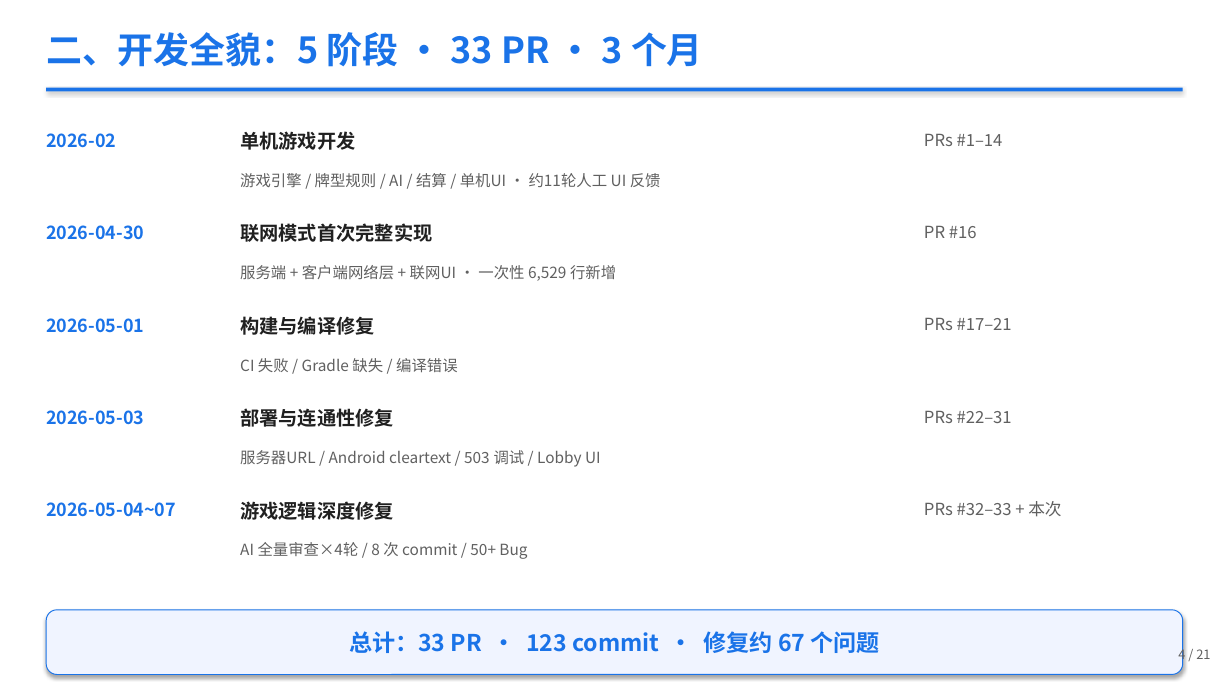
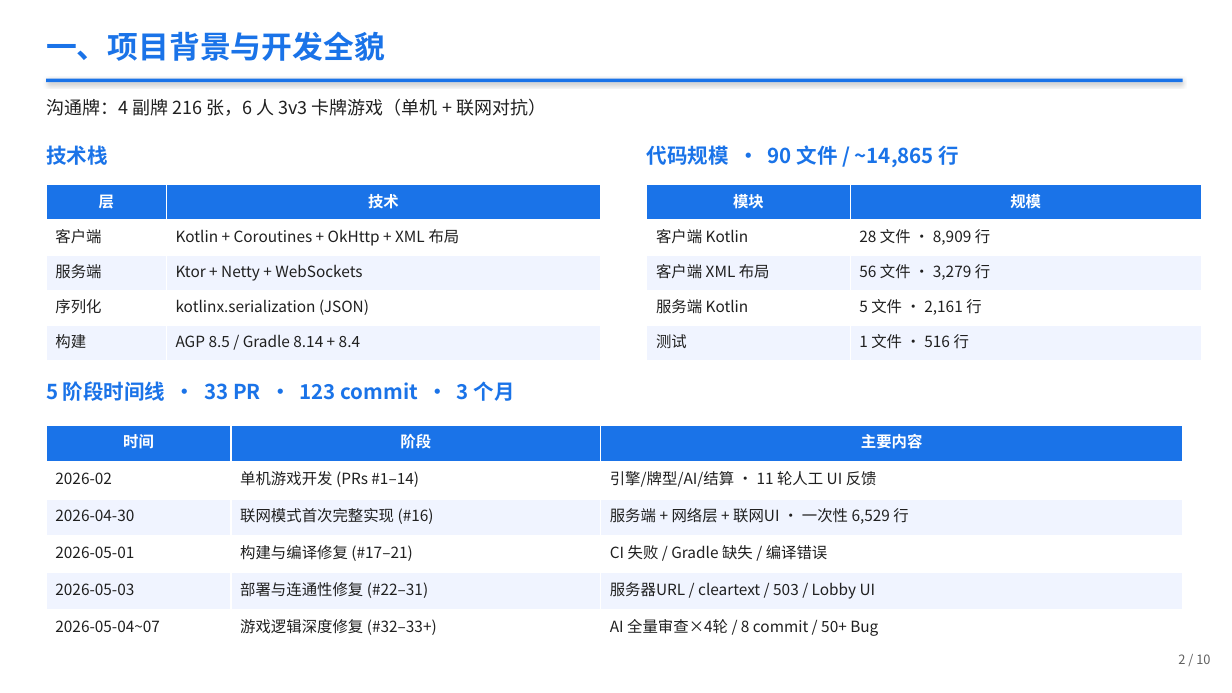
Before and after one commit to berming/AndroidAPP, a slide deck: slide 2 of docs/dev_summary.pptx (slide 4 before the commit). Drawn at 1232x693 pixels with LibreOffice and Linux fonts; fonts in the diff are those of the drawing. Boxes give left, top, right and bottom in pixels: in the first picture for what was removed or moved away, otherwise in the second. Text is boxed around its words. In the diff, an @@ line names an element or a change of style, - is before the commit and + after.

```diff
--- a/docs/dev_summary.pptx
+++ b/docs/dev_summary.pptx
@@ text at <box>46,31,385,61</box>: text changed; size 28 to 24 pt @@
-二、开发全貌：5 阶段 · 33 PR · 3 个月
+一、项目背景与开发全貌
@@ rectangle: place and size @@
-rectangle at <box>46,88,1183,91</box>
+rectangle at <box>46,79,1183,82</box>
@@ text added at <box>46,99,546,116</box>, 14 pt, text #202020 @@
+沟通牌：4 副牌 216 张，6 人 3v3 卡牌游戏（单机 + 联网对抗）
@@ text removed at <box>46,133,116,148</box> @@
-2026-02
@@ text added at <box>46,145,107,165</box>, 16 pt, text #1A73E8, bold @@
+技术栈
@@ text removed at <box>240,131,355,150</box> @@
-单机游戏开发
@@ text added at <box>647,145,960,167</box>, 16 pt, text #1A73E8, bold @@
+代码规模 · 90 文件 / ~14,865 行
@@ text removed at <box>924,134,1003,146</box> @@
-PRs #1–14
@@ text removed at <box>240,173,661,187</box> @@
-游戏引擎 / 牌型规则 / AI / 结算 / 单机UI · 约11轮人工 UI 反馈
@@ table added at <box>46,185,601,360</box>, 5 rows, 2 columns @@
+层 | 技术
+客户端 | Kotlin + Coroutines + OkHttp + XML 布局
+服务端 | Ktor + Netty + WebSockets
+序列化 | kotlinx.serialization (JSON)
+构建 | AGP 8.5 / Gradle 8.14 + 8.4
@@ table added at <box>647,185,1202,360</box>, 5 rows, 2 columns @@
+模块 | 规模
+客户端 Kotlin | 28 文件 · 8,909 行
+客户端 XML 布局 | 56 文件 · 3,279 行
+服务端 Kotlin | 5 文件 · 2,161 行
+测试 | 1 文件 · 516 行
@@ text removed at <box>46,225,144,240</box> @@
-2026-04-30
@@ text removed at <box>240,223,432,242</box> @@
-联网模式首次完整实现
@@ text removed at <box>924,226,977,238</box> @@
-PR #16
@@ text removed at <box>240,265,616,281</box> @@
-服务端 + 客户端网络层 + 联网UI · 一次性 6,529 行新增
@@ text removed at <box>46,318,144,333</box> @@
-2026-05-01
@@ text removed at <box>240,316,375,335</box> @@
-构建与编译修复
@@ text removed at <box>924,318,1012,330</box> @@
-PRs #17–21
@@ text removed at <box>240,358,458,373</box> @@
-CI 失败 / Gradle 缺失 / 编译错误
@@ text added at <box>46,381,515,401</box>, 16 pt, text #1A73E8, bold @@
+5 阶段时间线 · 33 PR · 123 commit · 3 个月
@@ text removed at <box>46,410,144,425</box> @@
-2026-05-03
@@ text removed at <box>240,408,394,427</box> @@
-部署与连通性修复
@@ text removed at <box>924,411,1012,423</box> @@
-PRs #22–31
@@ table added at <box>46,425,1183,647</box>, 6 rows, 3 columns @@
+时间 | 阶段 | 主要内容
+2026-02 | 单机游戏开发 (PRs #1–14) | 引擎/牌型/AI/结算 · 11 轮人工 UI 反馈
+2026-04-30 | 联网模式首次完整实现 (#16) | 服务端 + 网络层 + 联网UI · 一次性 6,529 行
+2026-05-01 | 构建与编译修复 (#17–21) | CI 失败 / Gradle 缺失 / 编译错误
+2026-05-03 | 部署与连通性修复 (#22–31) | 服务器URL / cleartext / 503 / Lobby UI
+2026-05-04~07 | 游戏逻辑深度修复 (#32–33+) | AI 全量审查×4轮 / 8 commit / 50+ Bug
@@ text removed at <box>240,450,601,467</box> @@
-服务器URL / Android cleartext / 503 调试 / Lobby UI
@@ text removed at <box>46,502,176,517</box> @@
-2026-05-04~07
@@ text removed at <box>240,501,394,520</box> @@
-游戏逻辑深度修复
@@ text removed at <box>924,501,1061,517</box> @@
-PRs #32–33 + 本次
@@ text removed at <box>240,542,527,559</box> @@
-AI 全量审查×4轮 / 8 次 commit / 50+ Bug
@@ rounded rectangle removed at <box>46,610,1183,675</box> @@
-总计：33 PR · 123 commit · 修复约 67 个问题
@@ text removed at <box>1178,646,1210,664</box> @@
-4 / 21
@@ text added at <box>1178,654,1210,664</box>, 10 pt, text #606060 @@
+2 / 10
```
Also in this commit, not shown: 5 other slides changed, 4 slides added, 15 slides removed, 1 other file.
